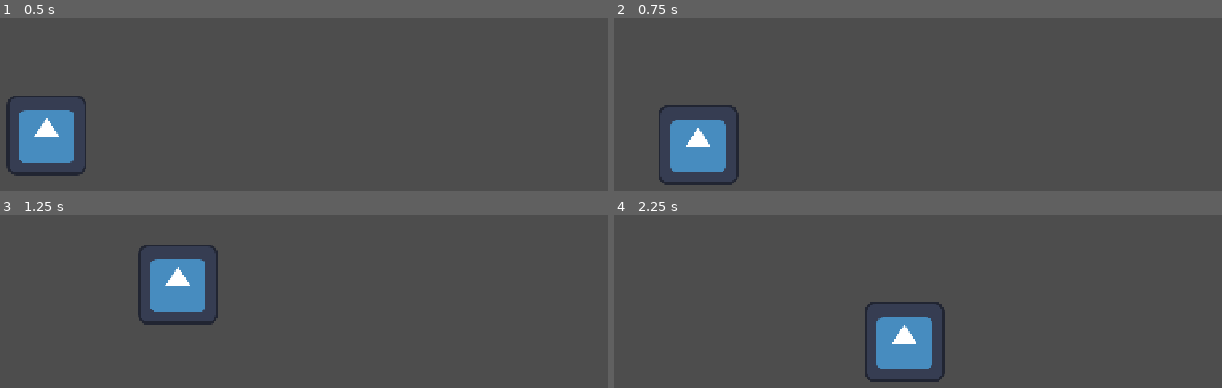
Above: before the commit, frames 1-4 (two rows, left to right).
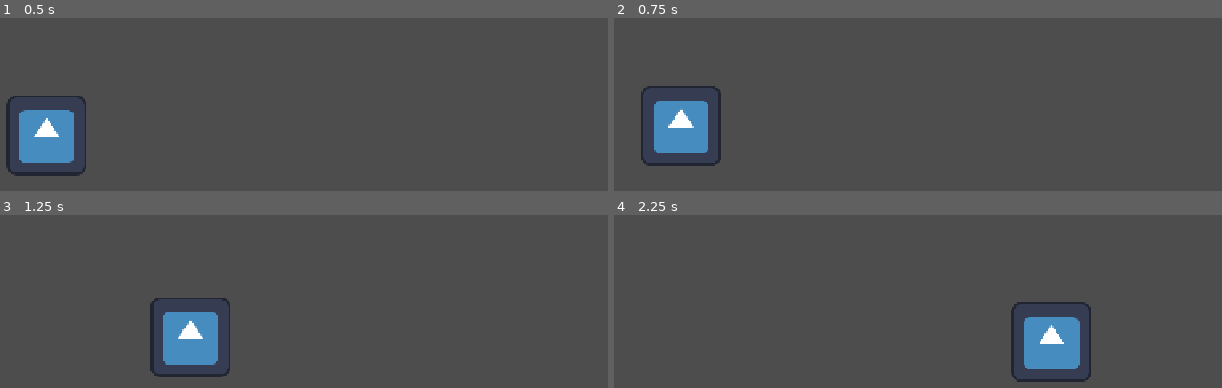
Above: after the commit, the same moments.

Repository: SebastianFiser/hc-haven-bounce-back
Game: Godot game, scene res://scenes/main.tscn
The game is run twice, just before and just after one commit, with the same random seed, the same clock (stepped at 60 frames per second) and the same inputs. The engine's default icon, where the game draws it, is replaced by a stand-in: a white triangle on a blue panel in a dark square.
Inputs:
- Up to frame 1 (0.5 s): no input
- Up to frame 2 (0.75 s): hold D (move_right) from 0.53 s (still down)
- Up to frame 3 (1.25 s): keep holding D (move_right); tap W (jump) at 0.77 s
- Up to frame 4 (2.25 s): tap W (jump) at 1.52 s; release D (move_right) at 2.03 s; hold A (move_left) from 2.03 s (still down)

Frame 1 is identical in both runs. In frame 2, 4.4% of the frame differs, in the area x 4-21%, y 39-97%; in frame 3, 6.5%; in frame 4, 6.9%, in the area x 41-79%, y 50-97%.

Commit message:
Bounce and friction

Diff:
--- a/scenes/physics.gd
+++ b/scenes/physics.gd
@@ -1,17 +1,34 @@
 extends CharacterBody2D
 
 
-@export var speed: float = 300.0
+@export var speed: float = 400.0
 @export var gravity: float = 900.0
 @export var veloc_jump: float = -400
+@export var acceleration: float = 1500.0
+@export var friction: float = 250.0
+@export var bounciness: float = 0.5
 
 func _physics_process(delta: float) -> void:
+	var velocity_before = velocity
 	var jumped =  Input.is_action_just_pressed("jump")
 	var smer = Input.get_axis("move_left", "move_right")
-	velocity.x = speed * smer
+
+	if smer != 0:
+		velocity.x = move_toward(velocity.x,smer * speed, delta * acceleration)
+	else:
+		velocity.x = move_toward(velocity.x, 0, delta * friction)
+
+
 	if !is_on_floor():
 		velocity.y += delta * gravity
 	if jumped and is_on_floor() :
 		velocity.y += veloc_jump
 
 	move_and_slide()
+
+	for i in get_slide_collision_count():
+		var normal = get_slide_collision(i).get_normal()
+		if velocity_before.length() > 150.0:
+			var odraz = velocity_before.bounce(normal)
+			odraz.y *= bounciness
+			velocity = odraz
